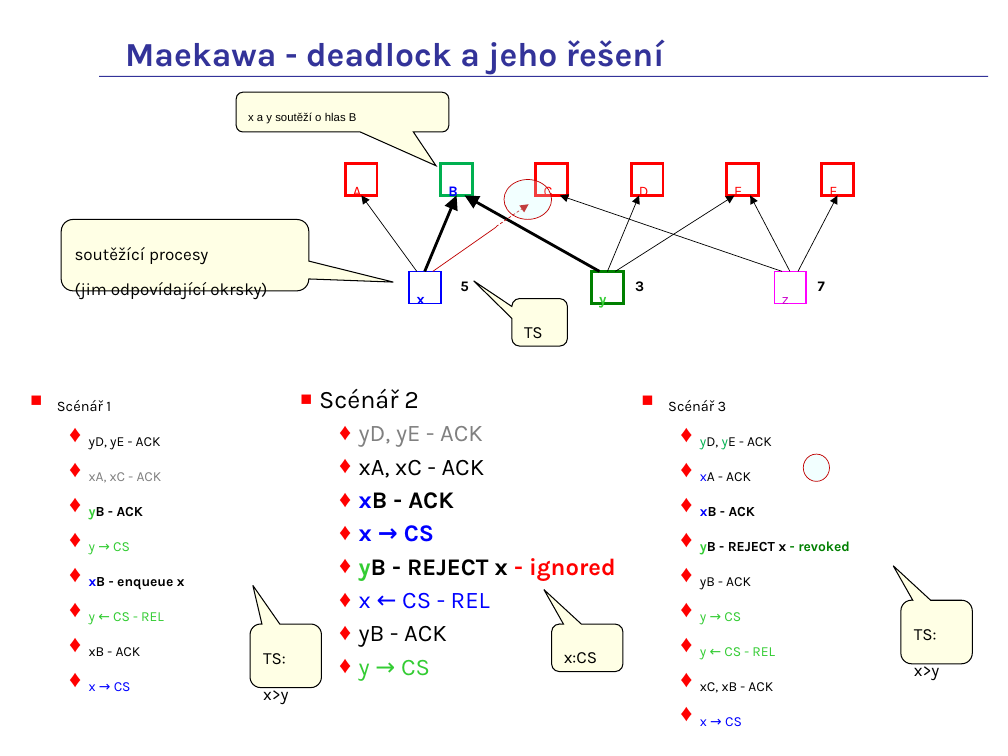
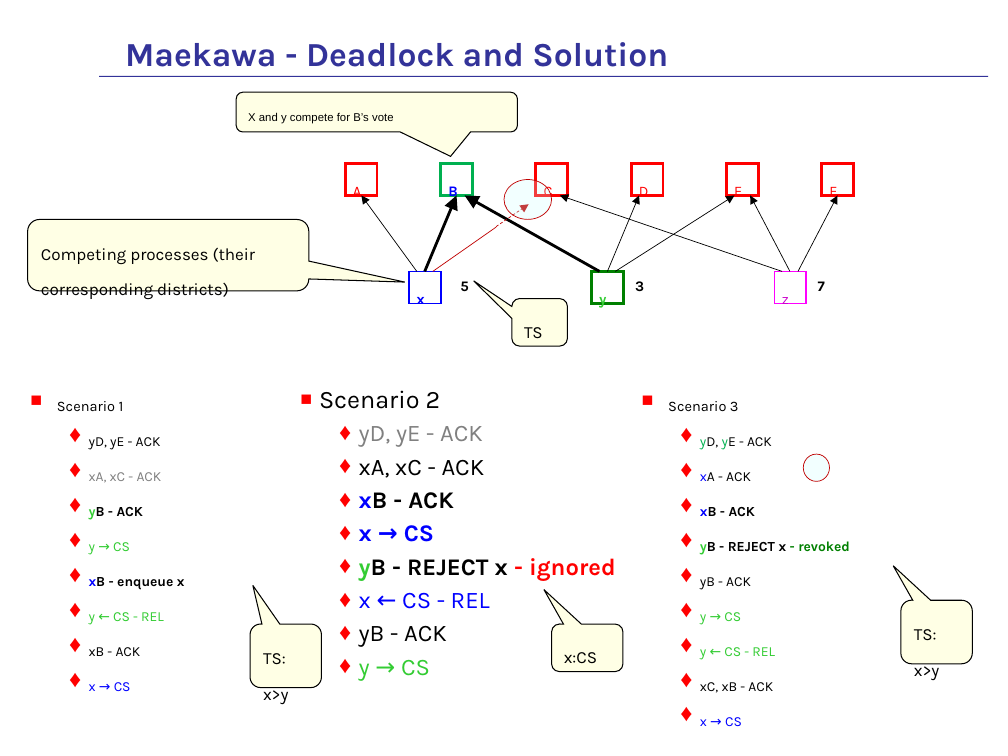
Before and after one commit to fan1x/fan1x.github.io, a slide deck: slide 61 of data/2025-26/pds/PDS-en.pptx. Drawn at 1008x756 pixels with LibreOffice and Linux fonts; fonts in the diff are those of the drawing. Boxes give left, top, right and bottom in pixels: in the first picture for what was removed or moved away, otherwise in the second. Text is boxed around its words. In the diff, an @@ line names an element or a change of style, - is before the commit and + after.

```diff
--- a/data/2025-26/pds/PDS-en.pptx
+++ b/data/2025-26/pds/PDS-en.pptx
@@ title at [125, 42, 668, 67]: text changed @@
-Maekawa - deadlock a jeho řešení
+Maekawa - Deadlock and Solution
@@ rounded speech box "X and y compete for ...": place and size @@
-rounded speech box "X and y compete for ..." at [236, 92, 449, 131]
+rounded speech box "X and y compete for ..." at [236, 92, 517, 131]
@@ rounded speech box "X and y compete for ..." at [236, 92, 517, 131]: proportions changed @@
@@ text in rounded speech box at [248, 112, 394, 124]: text changed @@
-x a y soutěží o hlas B
+X and y compete for B’s vote
@@ rounded speech box added at [27, 220, 308, 291], fill #FFFFCC at 50% opacity, outline #000000 0.75 pt, 21 pt, text #000000 @@
+Competing processes (their corresponding districts)
@@ rounded speech box removed at [61, 220, 309, 291] @@
-soutěžící procesy
-(jim odpovídající okrsky)
@@ ellipse removed at [27, 283, 51, 307] @@
@@ text at [57, 401, 124, 411]: text changed @@
-▪ Scénář 1
+▪ Scenario 1
@@ text at [319, 390, 441, 409]: text changed @@
-▪ Scénář 2
+▪ Scenario 2
@@ text at [668, 401, 739, 411]: text changed @@
-▪ Scénář 3
+▪ Scenario 3
```
Also in this commit, not shown: 37 other slides changed, 3 slides added, 3 slides removed.
